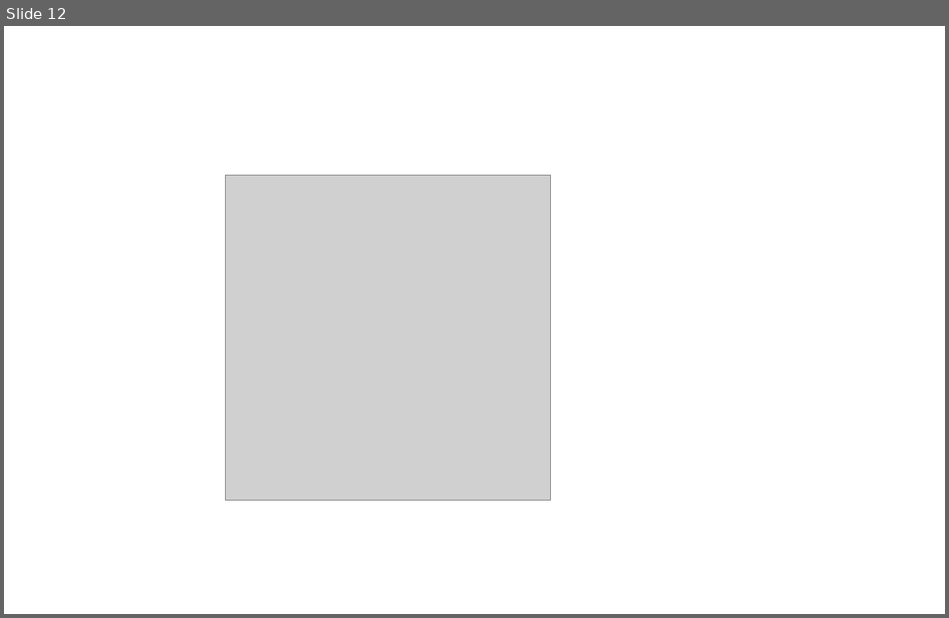
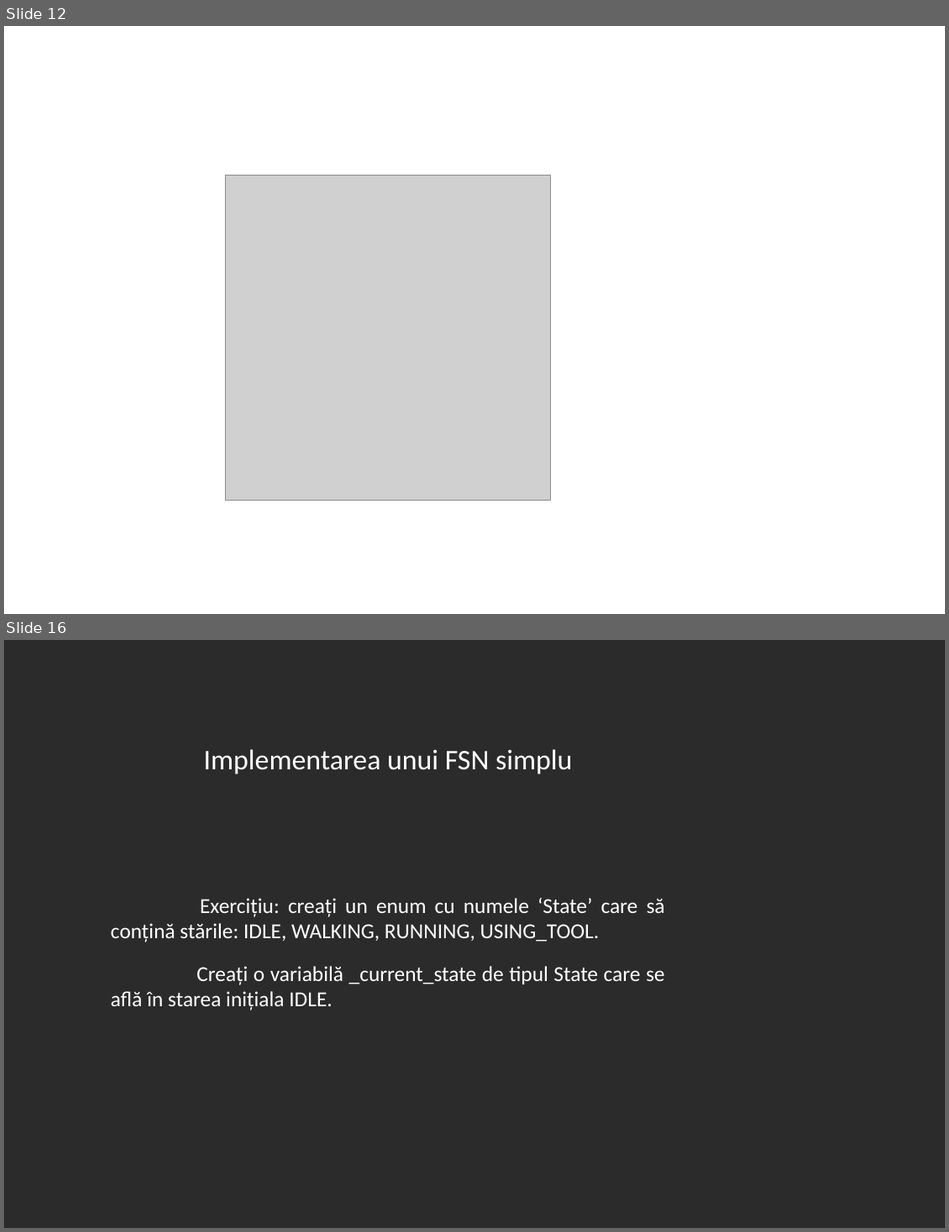
Before and after one commit to 0xspiderr/gdc-upt-presentations, a slide deck: presentation_3/presentation_3.odp. Shown one above the other, each under a label of ours: slide 12 before the commit, slides 12 and 16 after it; the slides between them are not shown. The pictures are 949x618 and 949x1232 pixels, drawn with LibreOffice and Linux fonts; fonts in the diff are those of the drawing; grey boxes stand for pictures; background and template pictures are left out; a plain dark background stands for a picture behind light text. Boxes give left, top, right and bottom in pixels: in the first picture for what was removed or moved away, otherwise in the second. Text is boxed around its words. In the diff, an @@ line names an element or a change of style, - is before the commit and + after.

```diff
--- a/presentation_3/presentation_3.odp
+++ b/presentation_3/presentation_3.odp
@@ slide 16 added at (4,640,945,1228), background picture (left out) @@
@@ title added at (204,749,572,774), 24 pt, text #FFFFFF @@
+Implementarea unui FSN simplu
@@ text added at (111,898,665,1010), 18 pt, text #FFFFFF @@
+Exercițiu: creați un enum cu numele ‘State’ care să conțină stările: IDLE, WALKING, RUNNING, USING_TOOL.
+Creați o variabilă _current_state de tipul State care se află în starea inițiala IDLE.
```
Also in this commit, not shown: 13 other slides added, 6 other files.
